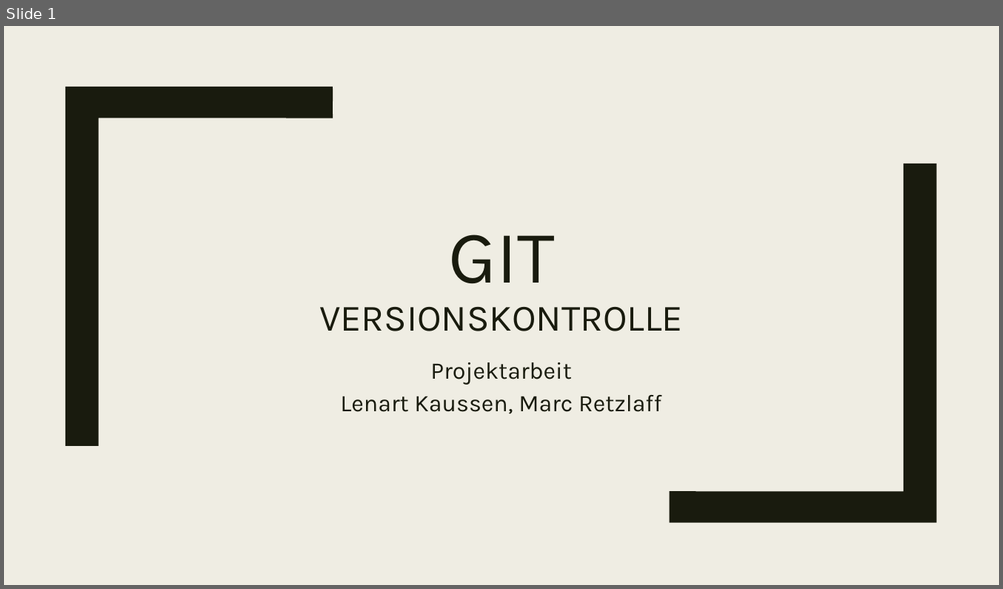
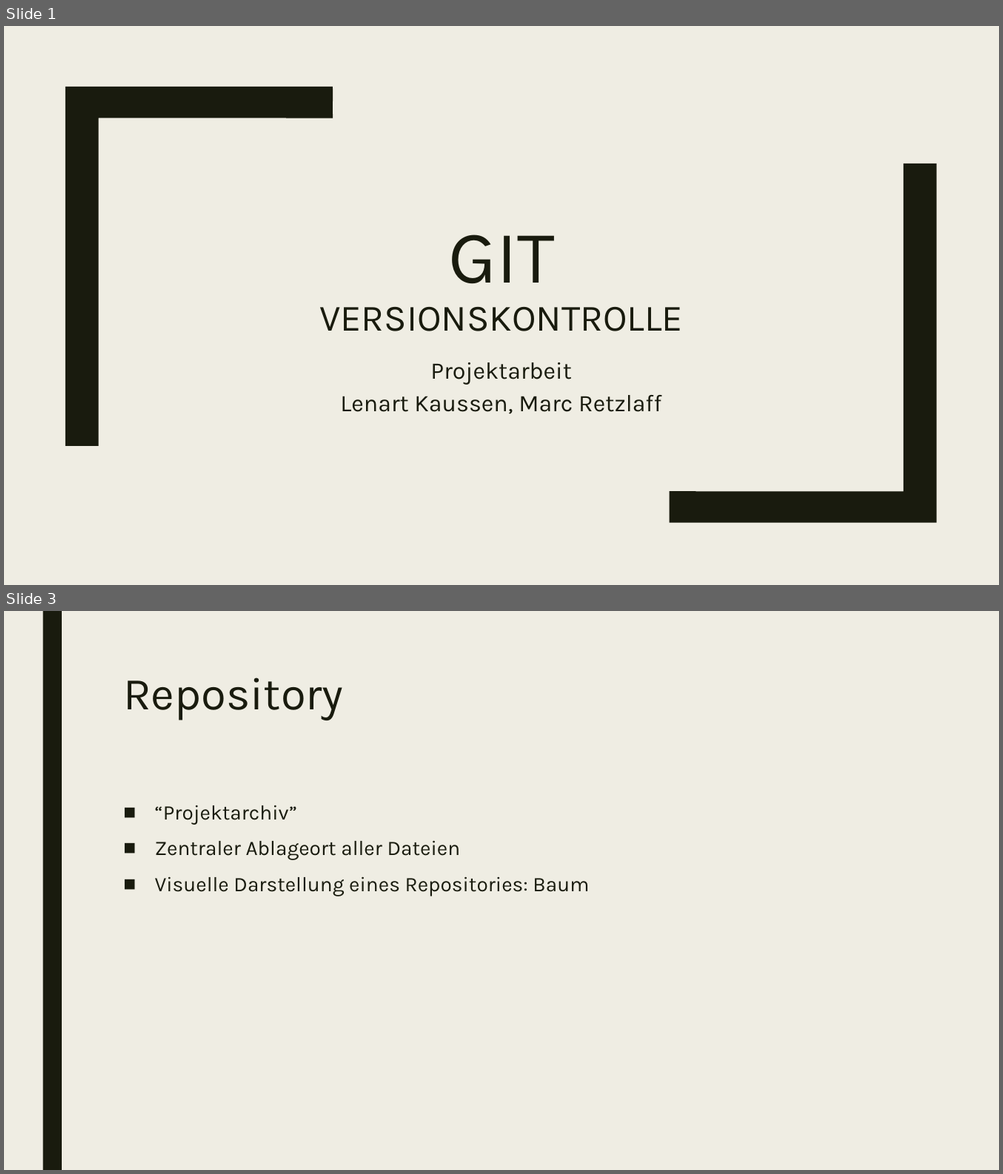
Before and after one commit to marcretzlaff/projektarbeit, a slide deck: GIT.pptx. Shown one above the other, each under a label of ours: slide 1 before the commit, slides 1 and 3 after it; the slides between them are not shown. The pictures are 1003x589 and 1003x1174 pixels, drawn with LibreOffice and Linux fonts; fonts in the diff are those of the drawing. Boxes give left, top, right and bottom in pixels: in the first picture for what was removed or moved away, otherwise in the second. Text is boxed around its words. In the diff, an @@ line names an element or a change of style, - is before the commit and + after.

```diff
--- a/GIT.pptx
+++ b/GIT.pptx
@@ slide 3 added at (4,611,999,1170), background #EFEDE3 @@
@@ rectangle added at (42,611,62,1170), fill #191B0E @@
@@ title added at (123,678,343,721), 44 pt, text #191B0E @@
+Repository
@@ text added at (155,805,589,897), 20 pt, text #191B0E @@
+■ “Projektarchiv”
+■ Zentraler Ablageort aller Dateien
+■ Visuelle Darstellung eines Repositories: Baum
```
Also in this commit, not shown: 6 slides changed, 8 other slides added, 8 slides removed.
